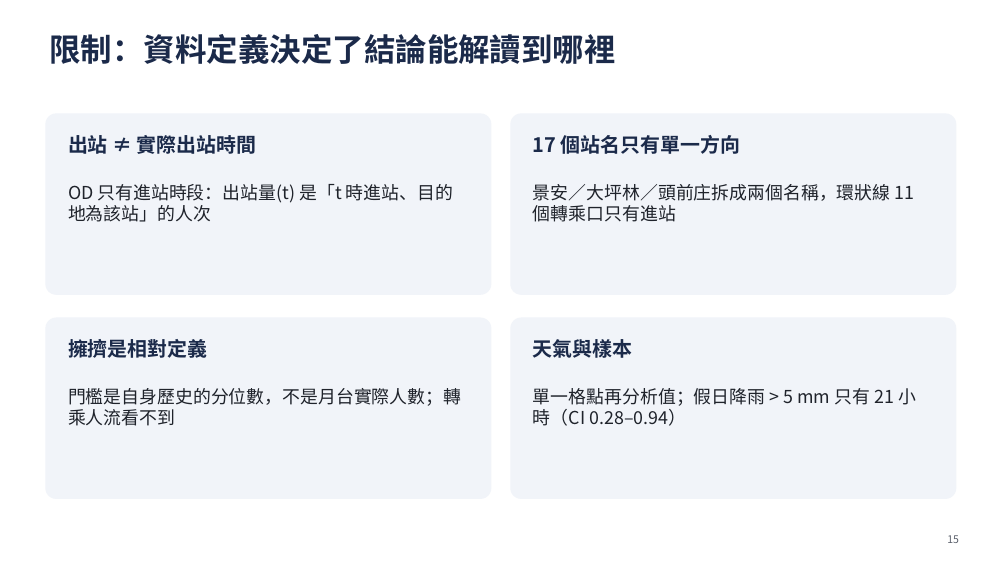
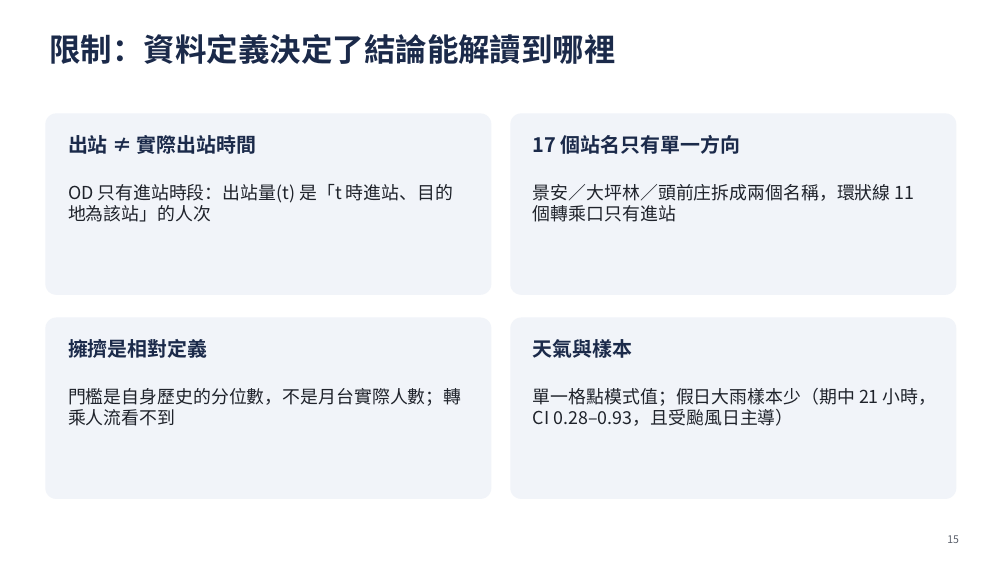
Before and after one commit to ChiJiun/taipei-mrt-crowd-forecast, a slide deck: slide 15 of report/slides.pptx. Drawn at 1008x567 pixels with LibreOffice and Linux fonts; fonts in the diff are those of the drawing. Boxes give left, top, right and bottom in pixels: in the first picture for what was removed or moved away, otherwise in the second. Text is boxed around its words. In the diff, an @@ line names an element or a change of style, - is before the commit and + after.

```diff
--- a/report/slides.pptx
+++ b/report/slides.pptx
@@ text at box(533, 388, 937, 426): text changed @@
-單一格點再分析值；假日降雨 > 5 mm 只有 21 小時（CI 0.28–0.94）
+單一格點模式值；假日大雨樣本少（期中 21 小時，CI 0.28–0.93，且受颱風日主導）
```
Also in this commit, not shown: 3 other slides changed, 5 other files.
